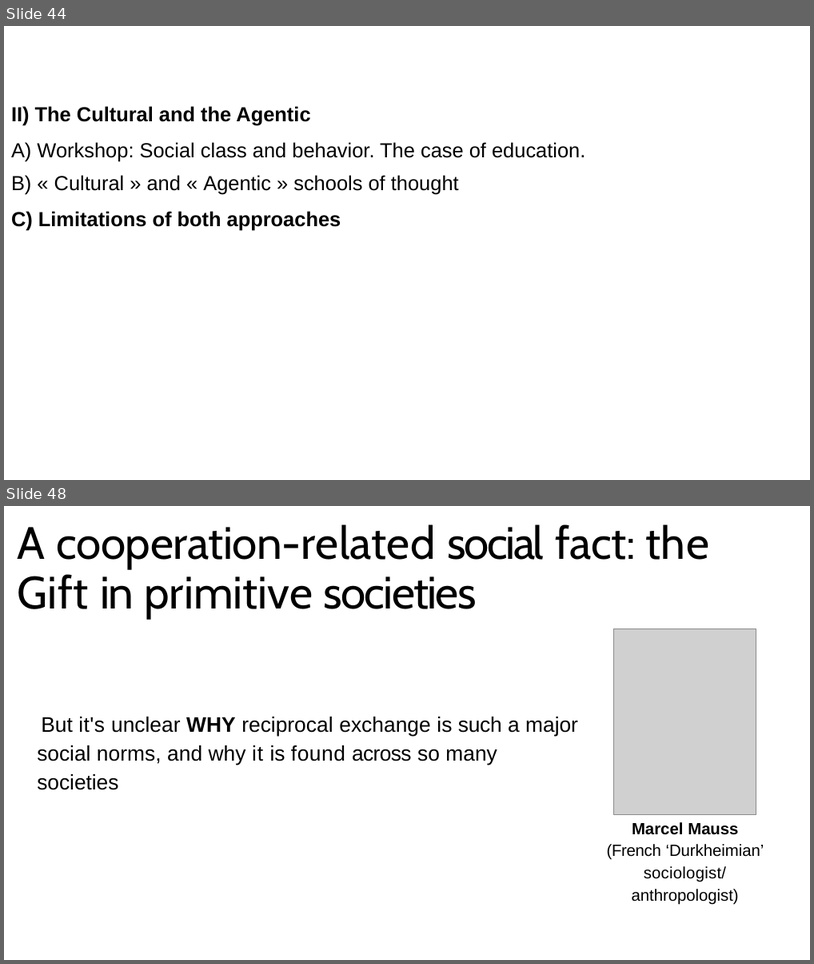
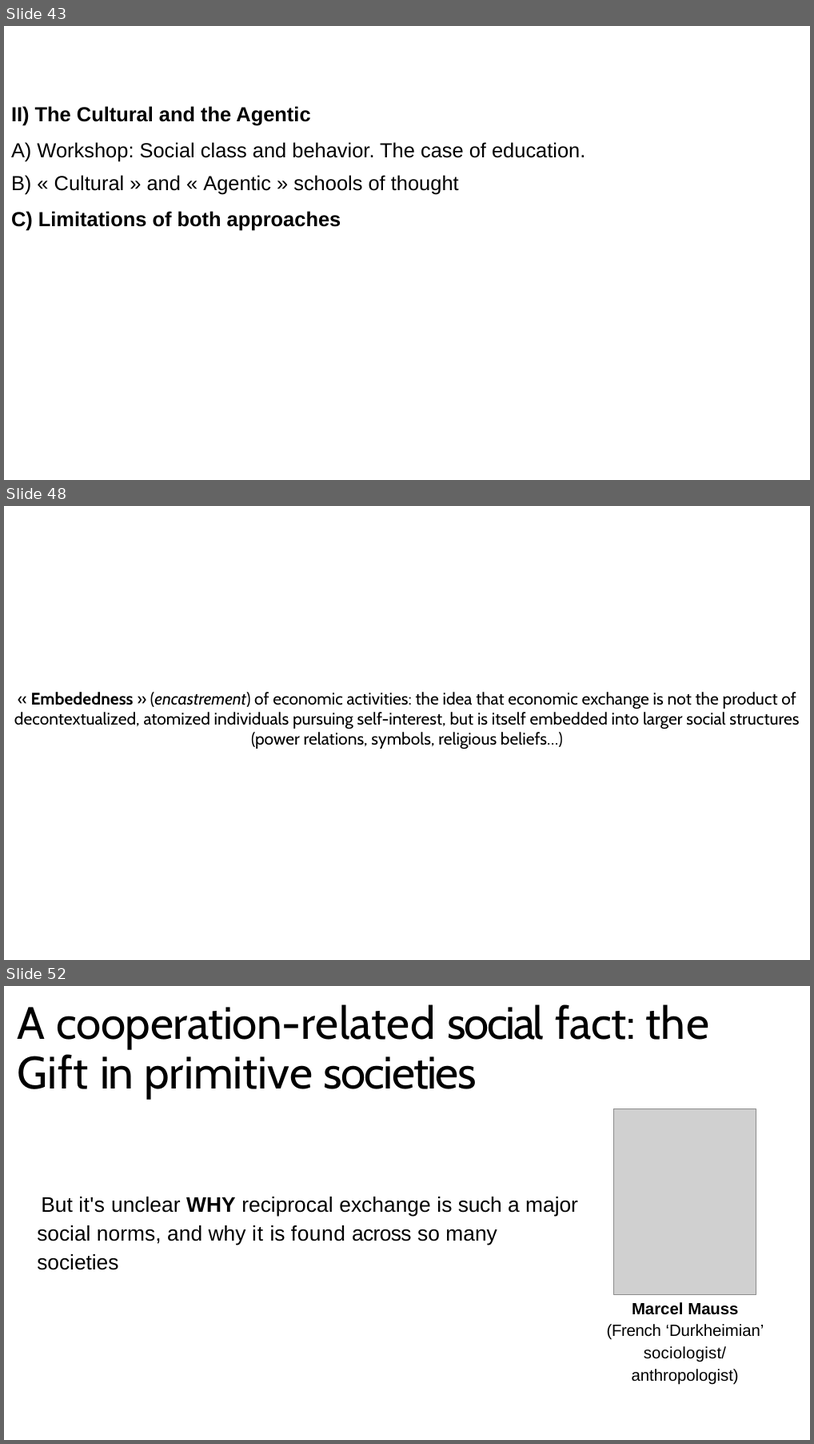
Before and after one commit to aminelasso/SOC501-2026, a slide deck: Week 3/Week 3.pptx. Shown one above the other, each under a label of ours: slides 44 and 48 before the commit, slides 43, 48 and 52 after it; the slides between them are not shown. The pictures are 814x964 and 814x1444 pixels, drawn with LibreOffice and Linux fonts; fonts in the diff are those of the drawing; grey boxes stand for pictures. Boxes give left, top, right and bottom in pixels: in the first picture for what was removed or moved away, otherwise in the second. Text is boxed around its words. In the diff, an @@ line names an element or a change of style, - is before the commit and + after.

```diff
--- a/Week 3/Week 3.pptx
+++ b/Week 3/Week 3.pptx
@@ slide 48 added at bbox=[4, 506, 810, 960], background #FFFFFF @@
@@ title added at bbox=[14, 692, 799, 749], 20 pt, text #000000 @@
+« Embededness » (encastrement) of economic activities: the idea that economic exchange is not the product of decontextualized, atomized individuals pursuing self-interest, but is itself embedded into larger social structures (power relations, symbols, religious beliefs…)
@@ what was slide 44 is now slide 43 @@
@@ what was slide 48 is now slide 52 @@
```
Also in this commit, not shown: 11 slides changed, 23 other slides added, 2 slides removed.
